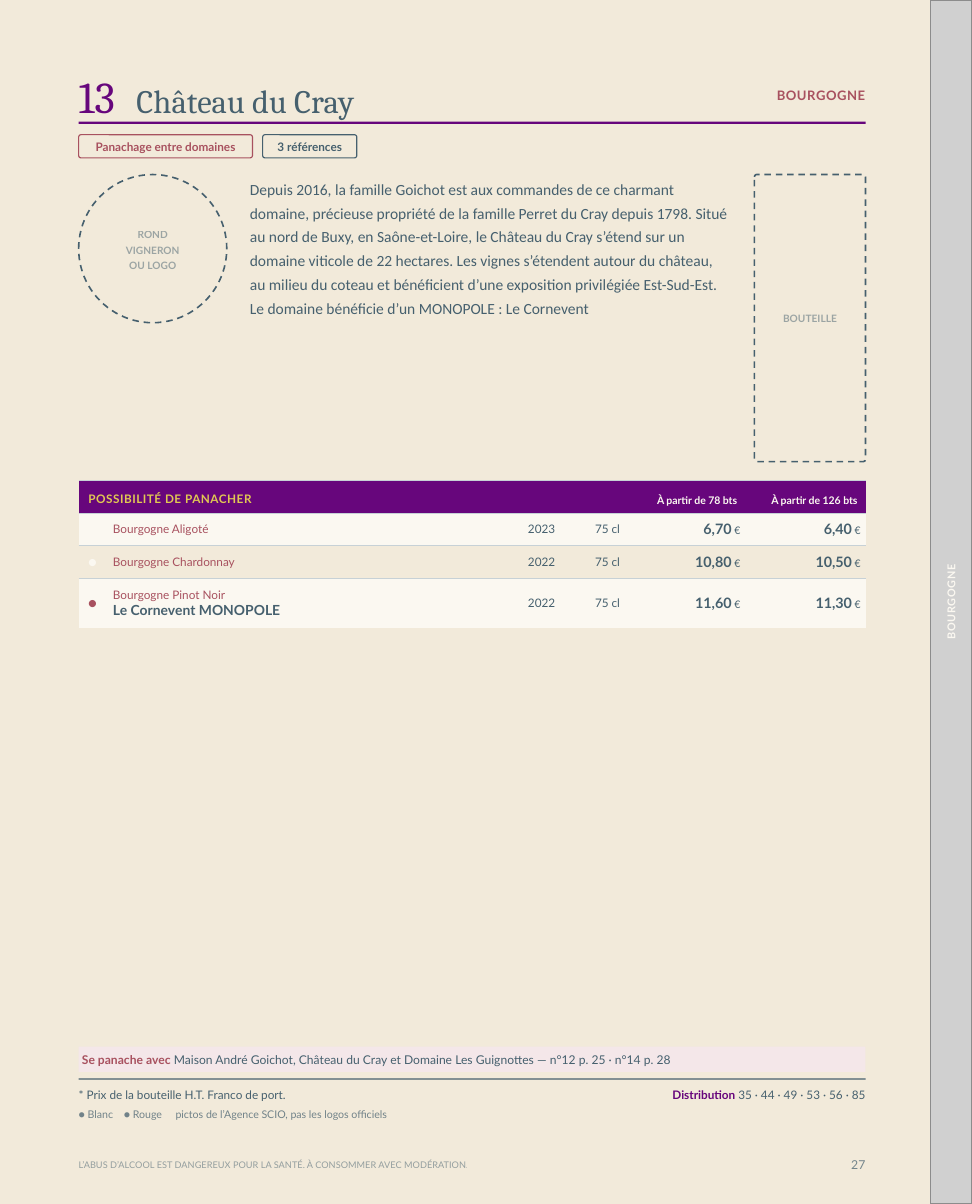
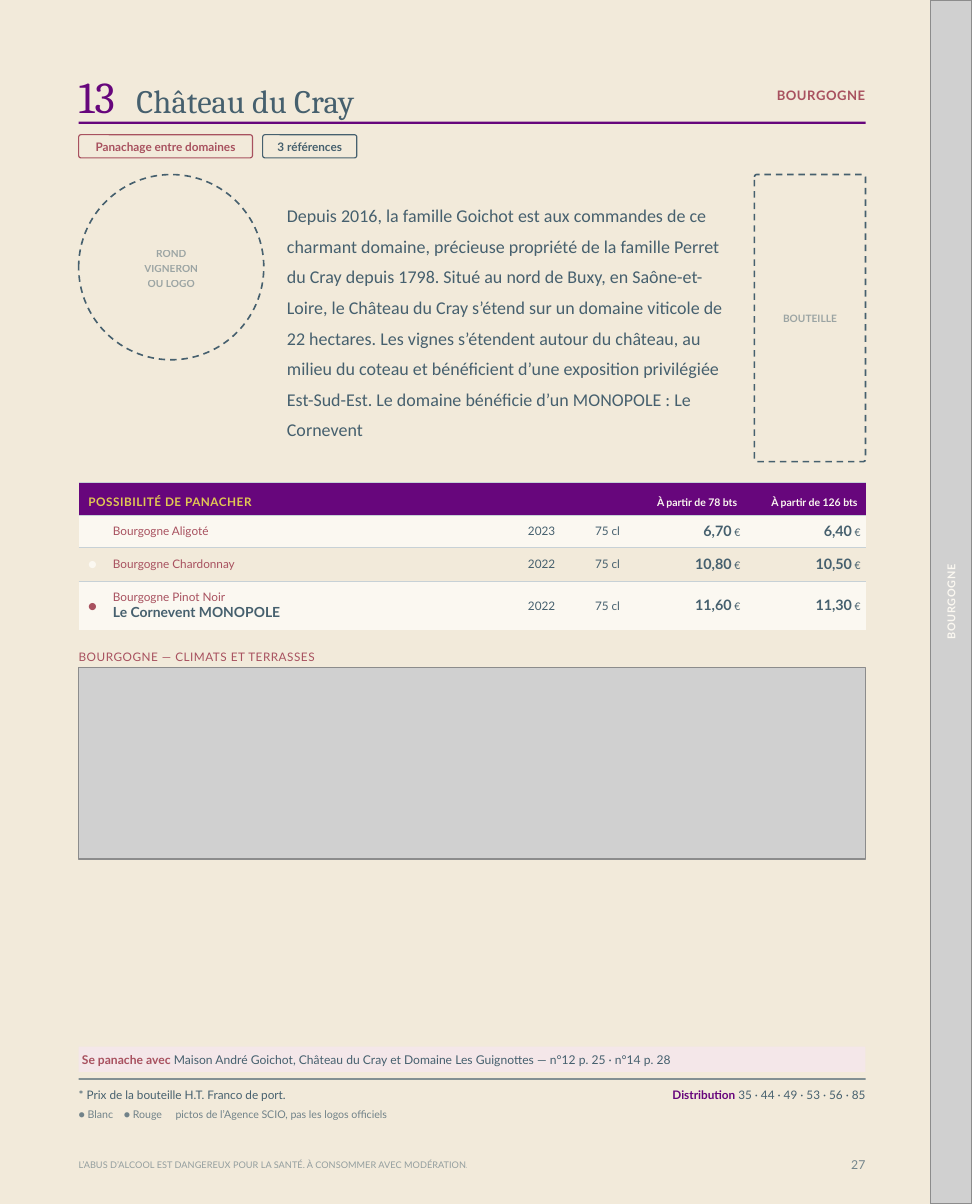
Before and after one commit to paudrysakho-collab/philippe1, a slide deck: slide 27 of dist/catalogue-scio-2026-canva.pptx. Drawn at 972x1204 pixels with LibreOffice and Linux fonts; fonts in the diff are those of the drawing; grey boxes stand for pictures. Boxes give left, top, right and bottom in pixels: in the first picture for what was removed or moved away, otherwise in the second. Text is boxed around its words. In the diff, an @@ line names an element or a change of style, - is before the commit and + after.

```diff
--- a/dist/catalogue-scio-2026-canva.pptx
+++ b/dist/catalogue-scio-2026-canva.pptx
@@ text "ROND" moved from (x1=126, y1=231, x2=180, y2=269) to (x1=144, y1=250, x2=198, y2=287) @@
@@ ellipse resized from (x1=79, y1=174, x2=227, y2=322) to (x1=79, y1=174, x2=263, y2=358) @@
@@ text "Depuis 2016, la famille Goichot ..." moved from (x1=250, y1=184, x2=728, y2=314) to (x1=287, y1=209, x2=722, y2=436) @@
@@ text "Depuis 2016, la famille Goichot ..." at (x1=287, y1=209, x2=722, y2=436): size 9.5 to 11 pt; line spacing 1.28 to 1.42; vertical alignment top to middle @@
@@ text added at (x1=79, y1=652, x2=314, y2=661), 7.2 pt, text #A8515F @@
+BOURGOGNE — CLIMATS ET TERRASSES
@@ picture added at (x1=79, y1=668, x2=865, y2=859) @@
```
Also in this commit, not shown: 49 other slides changed, 16 other files.
